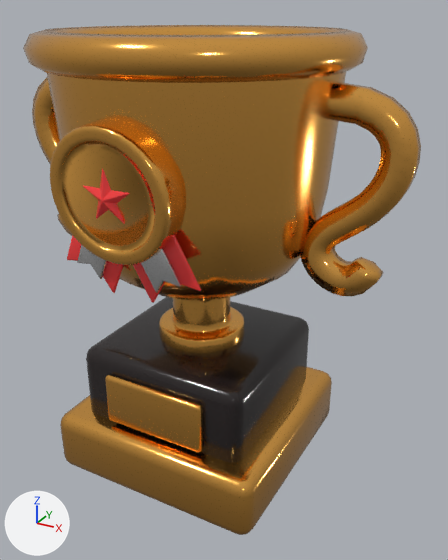
A saved change to the glTF model trofeu_grv_retopo.glb.
Rendered twice from a 50 mm lens placed at (1.92, -3.23, 1.5), pointed at (0.15, -0.01, -0.11). Arrows for +X, +Y and +Z are at lower left; the lights stay in place. The first picture is the older version. Where no turn or scale is listed for an object, it has been applied to the vertices.
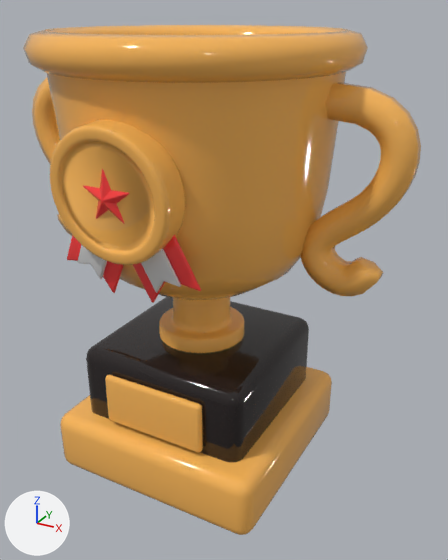
Pixel boxes [x1, y1, x2, y2] of what changed, in the pictures (448 x 560 px):
'Circle.002', surface changed (lighter): [23, 25, 421, 535] in both

What changed in the scene script:
```text
Change mat_tr_mat:
    where n0 = _N.new('ShaderNodeBsdfPrincipled'); n0.name = 'Principled BSDF'
    add n0.inputs[2].default_value = 0.07  # 'Roughness'
    remove n3 = _N.new('ShaderNodeMath'); n3.name = 'Math'
    remove n3.operation = 'MULTIPLY'
    remove n3.inputs[1].default_value = 0.141  # 'Value'
    remove n4 = _N.new('ShaderNodeSeparateColor'); n4.name = 'Separate Color'
    remove n5 = _N.new('ShaderNodeTexImage'); n5.name = 'Image Texture.001'
    remove n5.image = img_trofeu_m
    remove _L.new(n3.outputs[0], n0.inputs[2])  # 'Value' to 'Roughness'
    remove _L.new(n4.outputs[2], n0.inputs[1])  # 'Blue' to 'Metallic'
    remove _L.new(n4.outputs[1], n3.inputs[0])  # 'Green' to 'Value'
    remove _L.new(n5.outputs[0], n4.inputs[0])  # 'Color' to 'Color'
```
